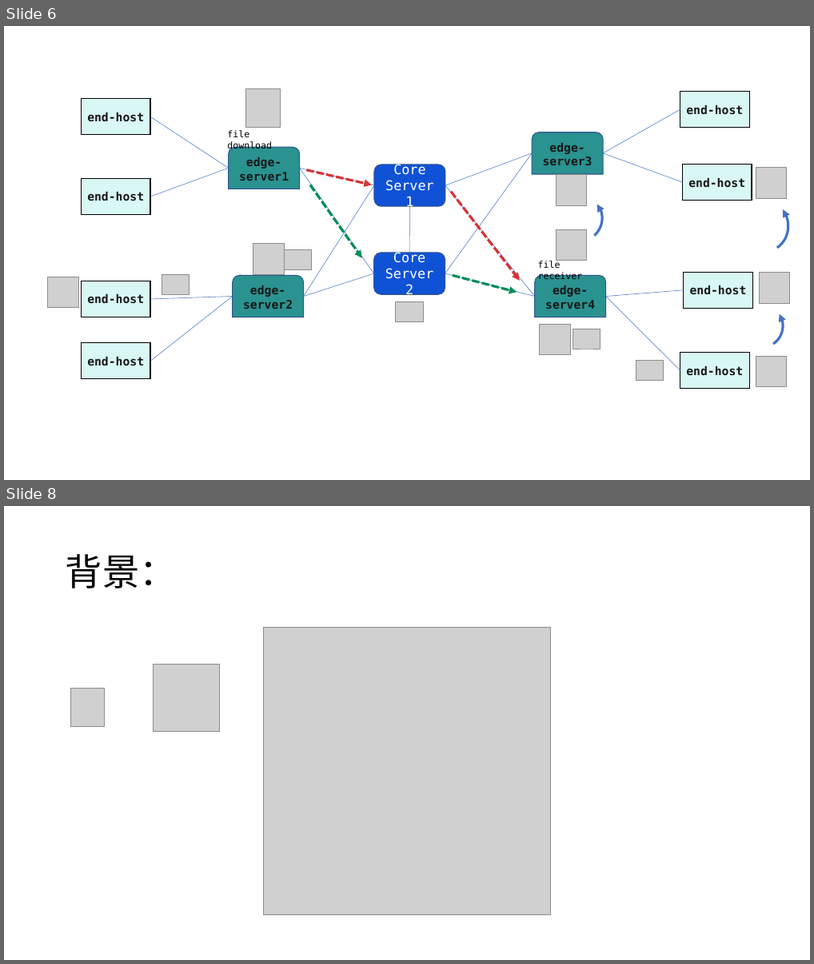
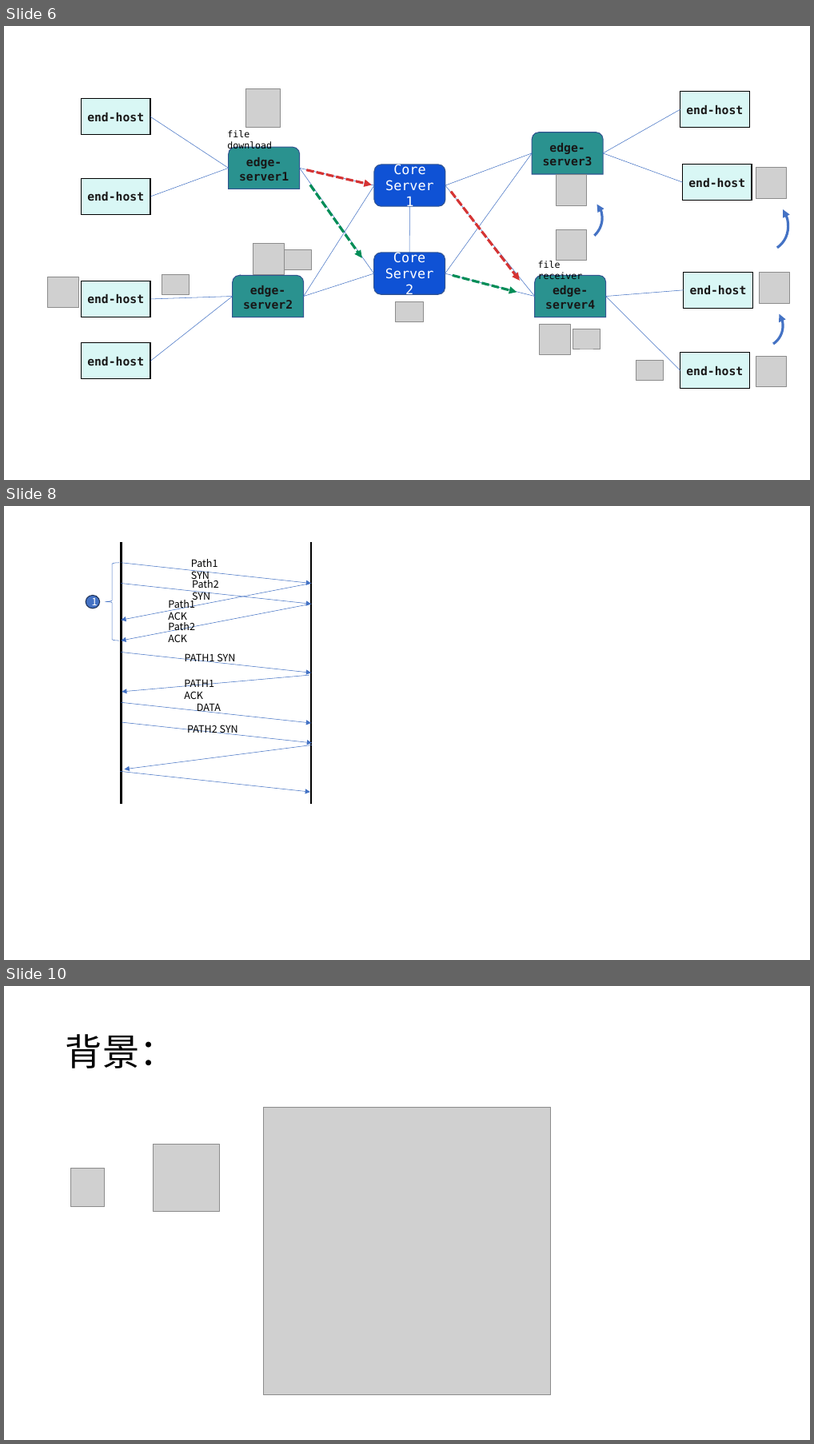
Before and after one commit to myk12/CybertwinSimPlot, a slide deck: arch/CybertwinSimArch.pptx. Shown one above the other, each under a label of ours: slides 6 and 8 before the commit, slides 6, 8 and 10 after it; the slides between them are not shown. The pictures are 814x964 and 814x1444 pixels, drawn with LibreOffice and Linux fonts; fonts in the diff are those of the drawing; grey boxes stand for pictures. Boxes give left, top, right and bottom in pixels: in the first picture for what was removed or moved away, otherwise in the second. Text is boxed around its words. In the diff, an @@ line names an element or a change of style, - is before the commit and + after.

```diff
--- a/arch/CybertwinSimArch.pptx
+++ b/arch/CybertwinSimArch.pptx
@@ slide 8 added at bbox=[4, 506, 810, 960], background #FFFFFF @@
@@ line added from (122, 542) to (122, 803), #000000 2.25 pt @@
@@ line added from (311, 542) to (311, 803), #000000 2.25 pt @@
@@ left brace added at bbox=[105, 563, 119, 641], outline #4472C4 0.5 pt @@
@@ arrow added from (122, 563) to (311, 584), #4472C4 0.5 pt @@
@@ text added at bbox=[191, 559, 218, 582], 12 pt, text #000000 @@
+Path1 SYN
@@ text added at bbox=[192, 577, 219, 603], 12 pt, text #000000 @@
+Path2 SYN
@@ ellipse added at bbox=[86, 595, 99, 608], fill #4472C4, outline #1E3256 1 pt, 12 pt, text #FFFFFF @@
+1
@@ arrow added from (122, 584) to (311, 604), #4472C4 0.5 pt @@
@@ arrow added from (311, 584) to (122, 620), #4472C4 0.5 pt @@
@@ text added at bbox=[168, 598, 195, 623], 12 pt, text #000000 @@
+Path1 ACK
@@ arrow added from (311, 604) to (122, 640), #4472C4 0.5 pt @@
@@ text added at bbox=[168, 622, 195, 642], 12 pt, text #000000 @@
+Path2 ACK
@@ arrow added from (122, 652) to (311, 672), #4472C4 0.5 pt @@
@@ text added at bbox=[185, 653, 235, 664], 12 pt, text #000000 @@
+PATH1 SYN
@@ arrow added from (310, 675) to (122, 692), #4472C4 0.5 pt @@
@@ text added at bbox=[184, 679, 214, 699], 12 pt, text #000000 @@
+PATH1 ACK
@@ arrow added from (122, 702) to (311, 723), #4472C4 0.5 pt @@
@@ text added at bbox=[197, 703, 221, 713], 12 pt, text #000000 @@
+DATA
@@ arrow added from (122, 722) to (312, 743), #4472C4 0.5 pt @@
@@ arrow added from (312, 745) to (124, 769), #4472C4 0.5 pt @@
@@ text added at bbox=[187, 724, 238, 735], 12 pt, text #000000 @@
+PATH2 SYN
@@ arrow added from (120, 771) to (310, 792), #4472C4 0.5 pt @@
@@ what was slide 8 is now slide 10 @@
```
Also in this commit, not shown: 2 slides changed, 1 other slide added.
